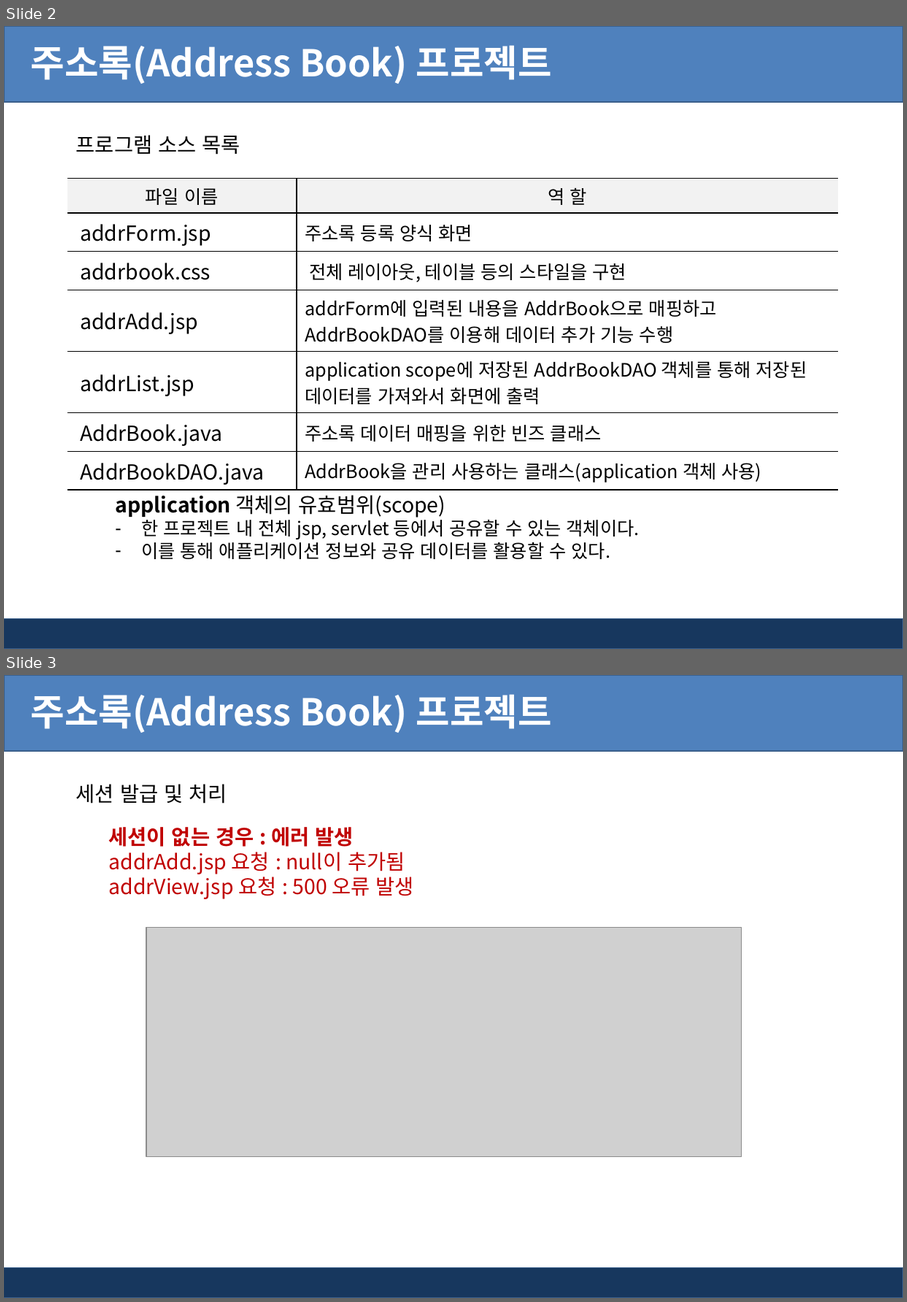
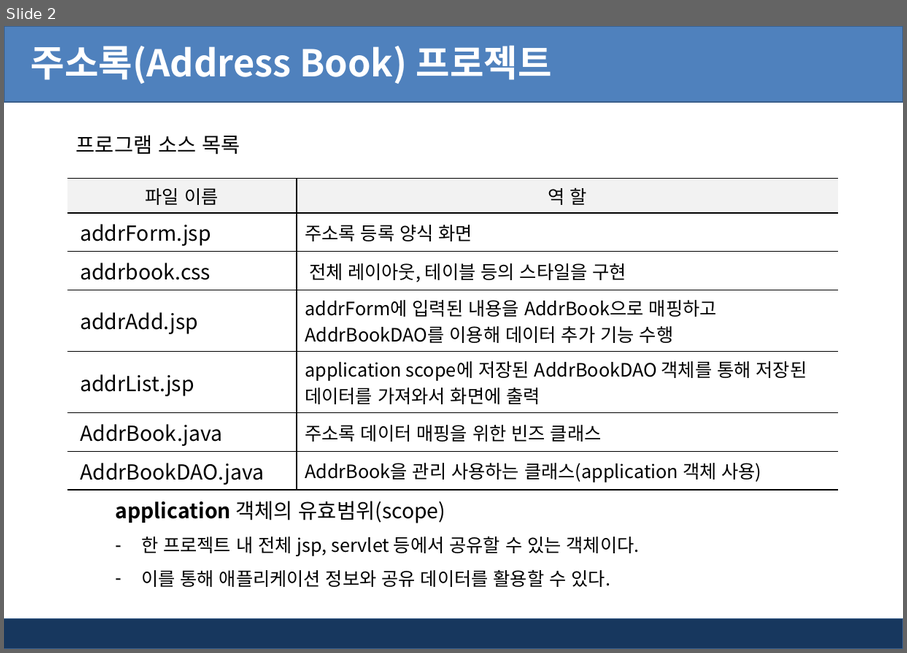
Before and after one commit to pshho/ngreen_project, a slide deck: jspWorks/자료/jsp_ppt/주소록 프로젝트(DB 연결 않음).pptx. Shown one above the other, each under a label of ours: slides 2 and 3 before the commit, slide 2 after it. The pictures are 907x1302 and 907x653 pixels, drawn with LibreOffice and Linux fonts; fonts in the diff are those of the drawing; grey boxes stand for pictures; background and template pictures are left out. Boxes give left, top, right and bottom in pixels: in the first picture for what was removed or moved away, otherwise in the second. Text is boxed around its words. In the diff, an @@ line names an element or a change of style, - is before the commit and + after.

```diff
--- a/jspWorks/자료/jsp_ppt/주소록 프로젝트(DB 연결 않음).pptx
+++ b/jspWorks/자료/jsp_ppt/주소록 프로젝트(DB 연결 않음).pptx
@@ slide 3 removed at <box>4,675,903,1298</box>, background #FFFFFF; not listed: 2 template elements that a slide beside it also shows @@
@@ text removed at <box>31,694,552,733</box> @@
-주소록(Address Book) 프로젝트
@@ text removed at <box>76,784,227,803</box> @@
-세션 발급 및 처리
@@ text removed at <box>109,827,414,899</box> @@
-세션이 없는 경우 : 에러 발생
-addrAdd.jsp 요청 : null이 추가됨
-addrView.jsp 요청 : 500 오류 발생
@@ picture removed at <box>147,928,742,1157</box> @@
@@ slide 2 changed as well @@
@@ text "application 객체의 유효범위(scope)": place and size @@
-text "application 객체의 유효범위(scope)" at <box>115,495,640,559</box>
+text "application 객체의 유효범위(scope)" at <box>115,500,640,587</box>
@@ text "application 객체의 유효범위(scope)" at <box>115,500,640,587</box>: line spacing 1 to 1.5 @@
```
Also in this commit, not shown: 9 other slides changed, 5 other slides removed, 46 other files.
